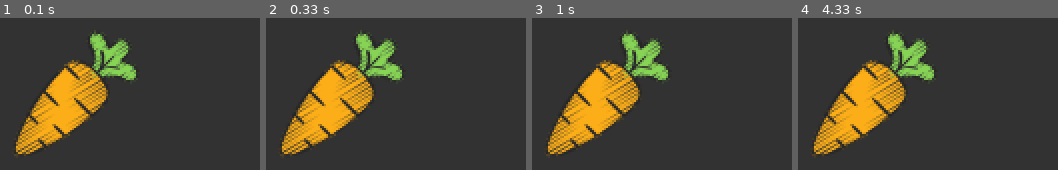
Above: before the commit, frames 1-4 (left to right).
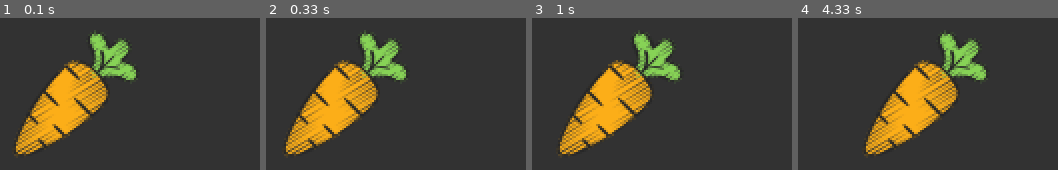
Above: after the commit, the same moments.

Repository: ViceRabbit/PyGameTesting
Game: pygame game, started from main.py
Same seed, same stepped clock (60 frames per second), same inputs: the game is played once before the commit and once after it.
Inputs:
- Up to frame 1 (0.1 s): no input
- Up to frame 2 (0.33 s): no input
- Up to frame 3 (1 s): no input
- Up to frame 4 (4.33 s): no input

Frame 1 is identical in both runs. In frame 2, 10% of the frame differs, in the area x 5-54%, y 7-91%; in frame 3, 14%; in frame 4, 26%, in the area x 5-73%, y 7-91%.

Commit message:
Movement stuff, pushing from Replit!

Diff:
--- a/main.py
+++ b/main.py
@@ -16,15 +16,16 @@
 playerX = 210 # we dont know size of img well, 250 is half of screen size, so lowered it to 220
 playerY = 250 # close to 500, as we want it below
 
-def player():
+def player(x, y):
   # VVV this should take 2 parameters: thing to draw, and tuple of x and y coords, .blit basically means to draw; we
   # are drawing img of carrot on our screen (aka surface)
-  gameScreen.blit(carrotImg, (playerX, playerY))
+  gameScreen.blit(carrotImg, (x, y))
 
 # VVVVV so ik replit doesnt close window but its suggested so python doesnt automatically end the code/window
 # aka * Game Loop *
 active = True
 while active:
+  playerX += 0.1
   gameScreen.fill((50, 50, 50)) # background fill, ensure its in a tuple: .fill((R, G, B))
   # P2: game.Screen should be filled BEFORE any blits! because pygame is drawing them in order!
   for event in pygame.event.get(): # we need a function to close the window!!!!
@@ -34,5 +35,5 @@
 
   # also gameScreen.fill can be above for event, to prevent any miss-conceptions!
 
-  player() # We want it to update (carrot) everytime!
+  player(playerX, playerY) # We want it to update (carrot) everytime!
   pygame.display.update() # without this, any changes wouldnt occur as the display isnt updating!!
